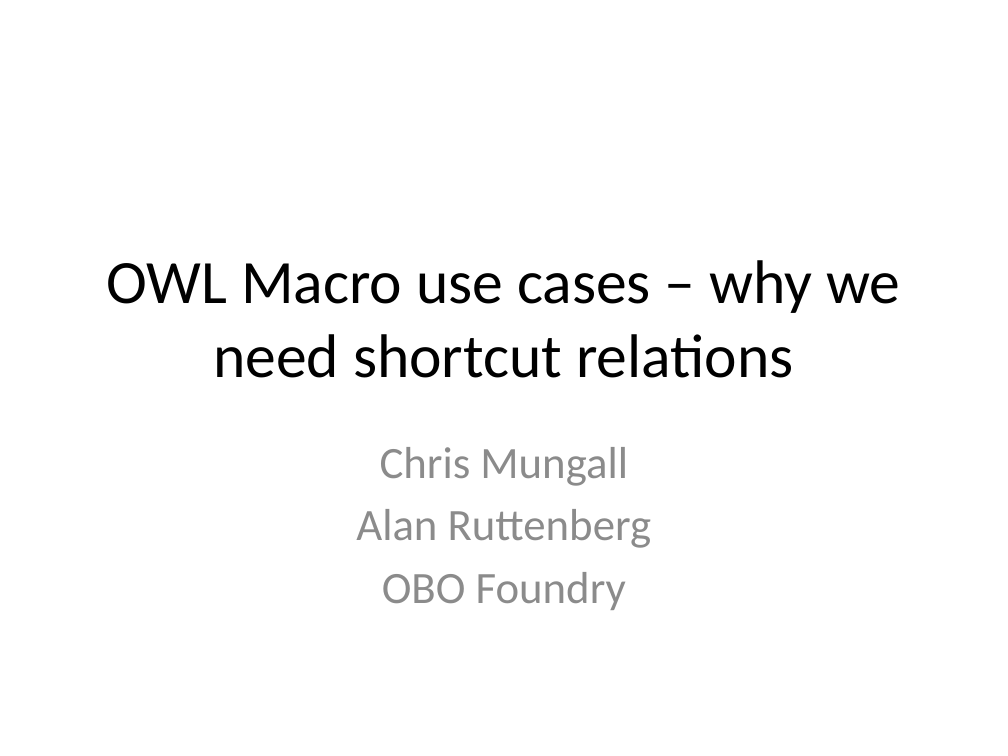
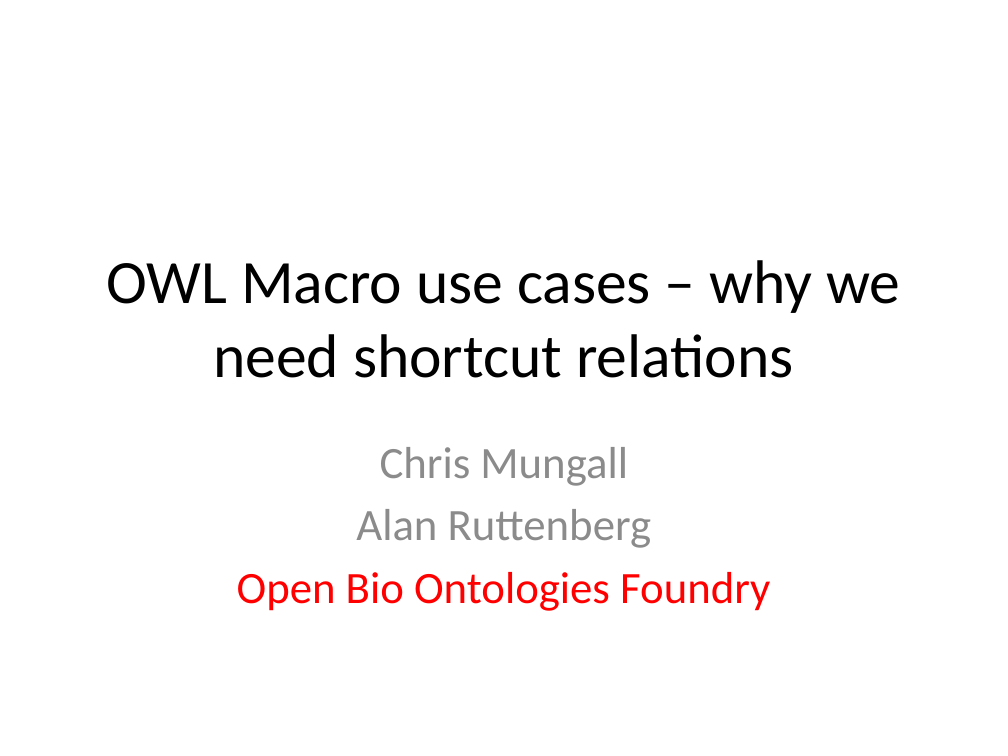
Before and after one commit to cmungall/obo2owl, a slide deck: slide 1 of papers/owled-macros-panel.pptx. Drawn at 1008x756 pixels with LibreOffice and Linux fonts; fonts in the diff are those of the drawing. Boxes give left, top, right and bottom in pixels: in the first picture for what was removed or moved away, otherwise in the second. Text is boxed around its words. In the diff, an @@ line names an element or a change of style, - is before the commit and + after.

```diff
--- a/papers/owled-macros-panel.pptx
+++ b/papers/owled-macros-panel.pptx
@@ subtitle at (237, 572, 770, 611): text changed; text colour #8C8C8C to #FF0000 @@
-OBO Foundry
+Open Bio Ontologies Foundry
```
Also in this commit, not shown: 9 other slides changed, 8 slides added.
